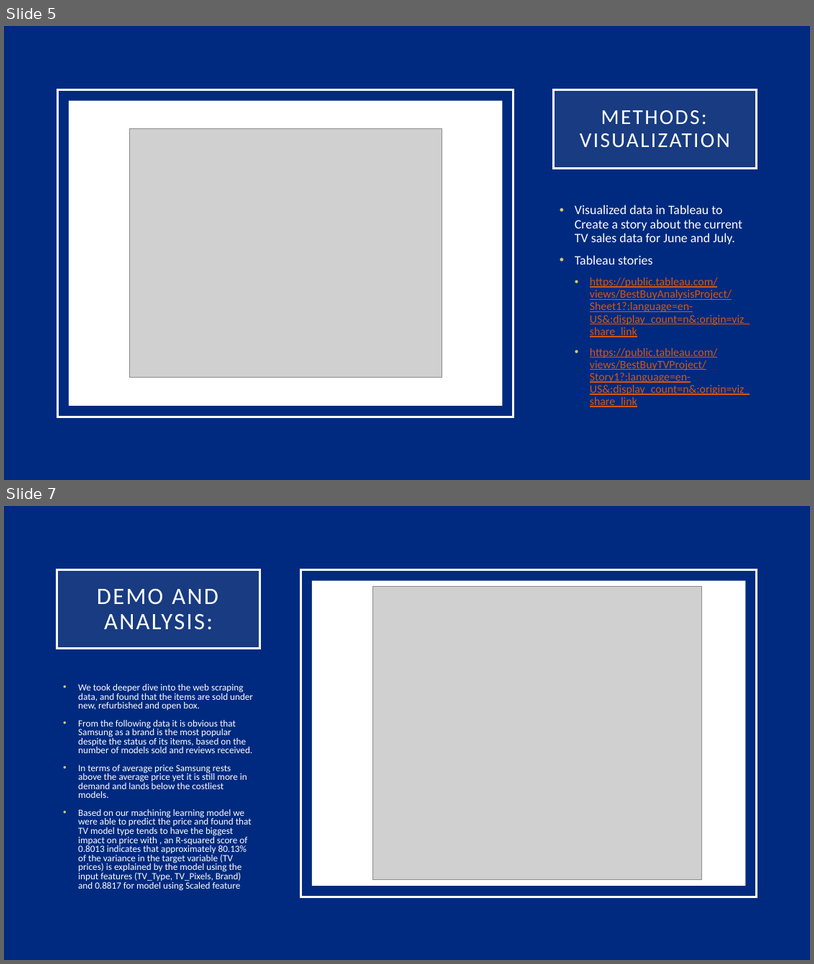
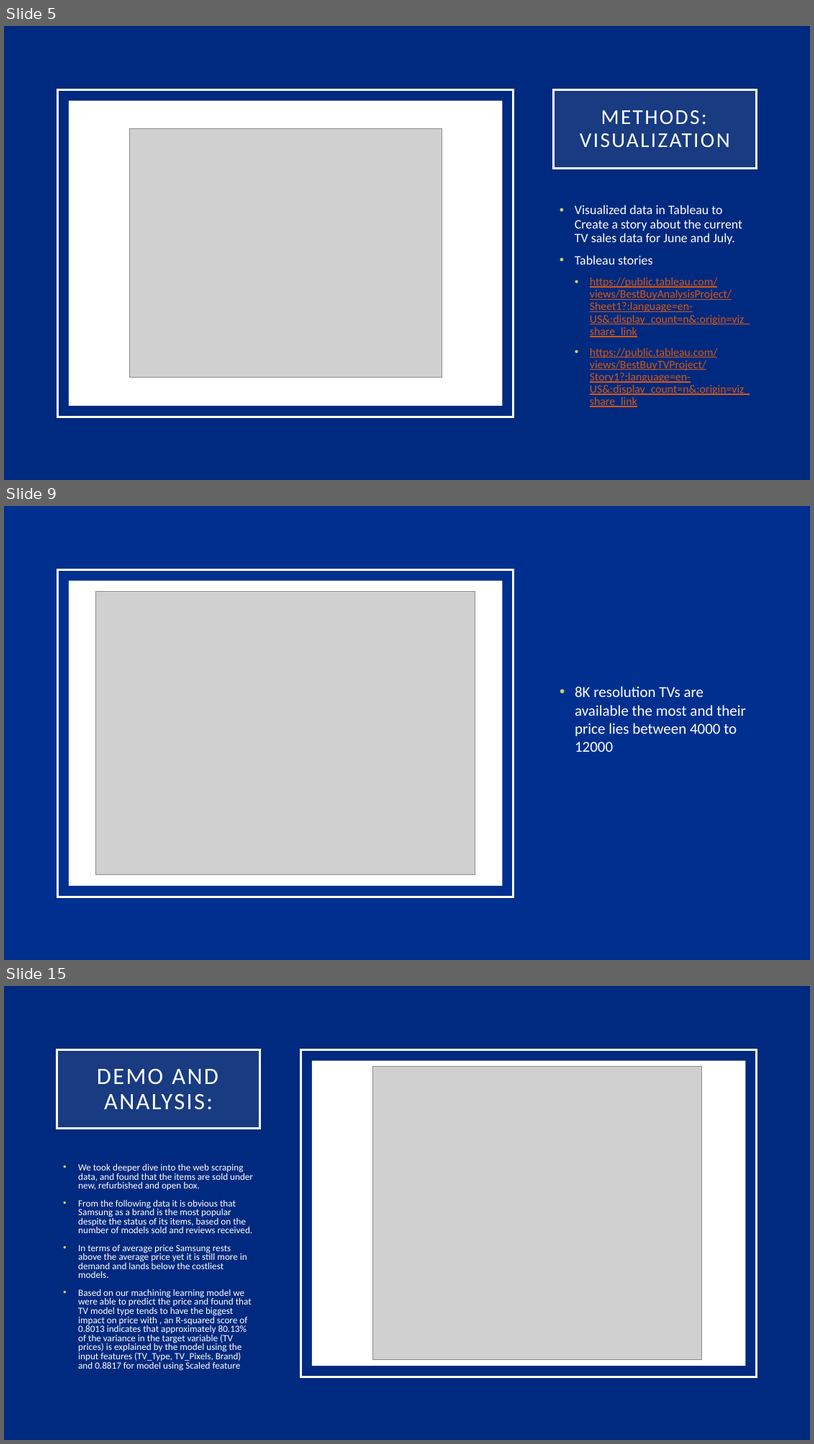
Before and after one commit to kdmorjam/Project_4_BestBuy, a slide deck: Ishita/BestBuy.pptx. Shown one above the other, each under a label of ours: slides 5 and 7 before the commit, slides 5, 9 and 15 after it; the slides between them are not shown. The pictures are 814x964 and 814x1444 pixels, drawn with LibreOffice and Linux fonts; fonts in the diff are those of the drawing; grey boxes stand for pictures. Boxes give left, top, right and bottom in pixels: in the first picture for what was removed or moved away, otherwise in the second. Text is boxed around its words. In the diff, an @@ line names an element or a change of style, - is before the commit and + after.

```diff
--- a/Ishita/BestBuy.pptx
+++ b/Ishita/BestBuy.pptx
@@ slide 9 added at (x1=4, y1=506, x2=810, y2=960), background #00308F @@
@@ rectangle added at (x1=58, y1=569, x2=513, y2=896), outline #FFFFFF 2.5 pt @@
@@ rectangle added at (x1=69, y1=580, x2=502, y2=885), fill #FFFFFF @@
@@ picture added at (x1=96, y1=591, x2=476, y2=875) @@
@@ text added at (x1=575, y1=686, x2=746, y2=752), 18 pt, text #FFFFFF @@
+• 8K resolution TVs are available the most and their price lies between 4000 to 12000
@@ what was slide 7 is now slide 15 @@
```
Also in this commit, not shown: 1 slide changed, 7 other slides added, 1 other file.
